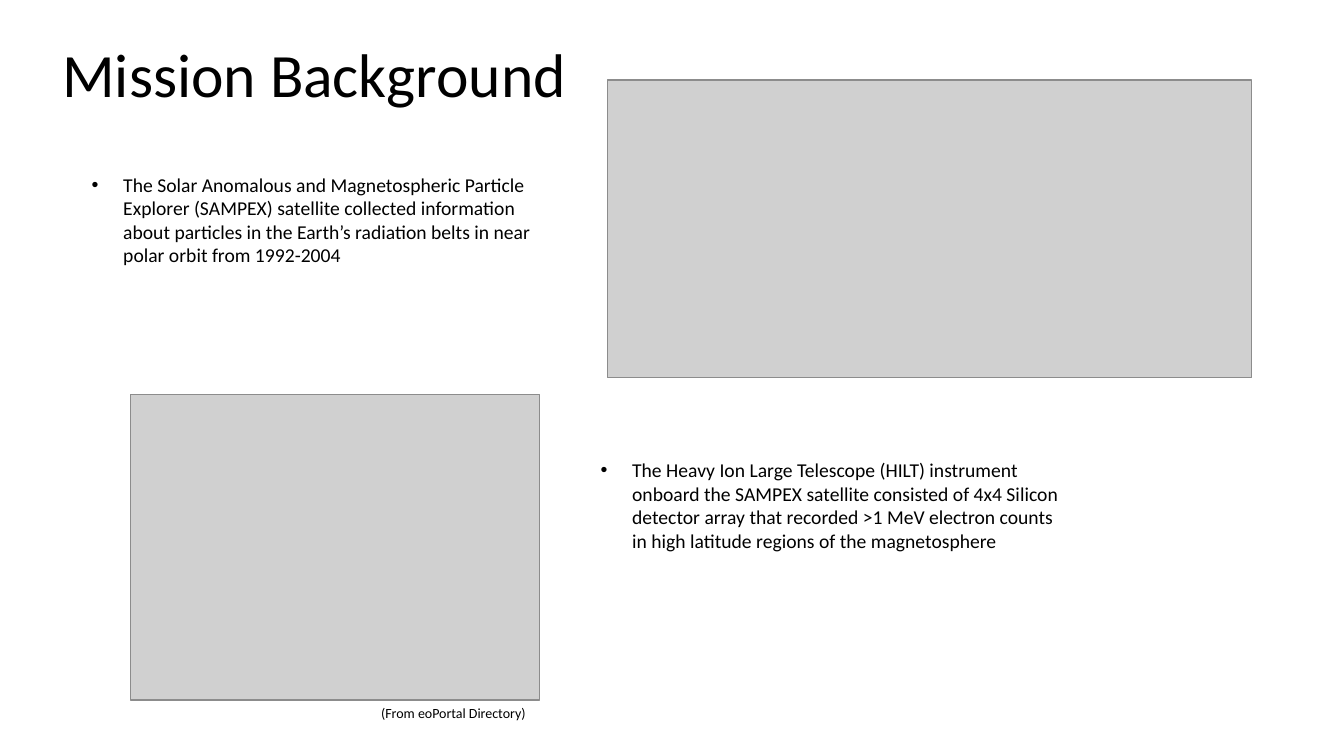
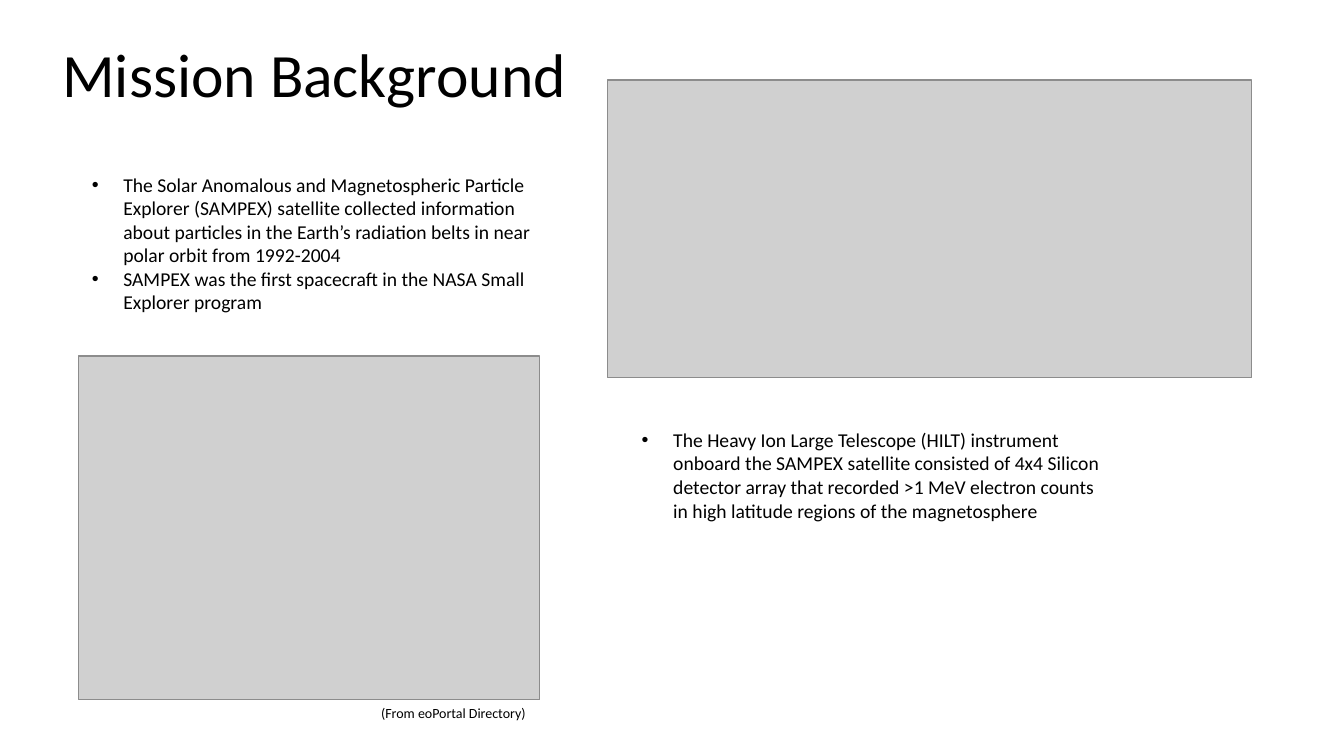
Before and after one commit to conradmr98/lasp-microburst-research, a slide deck: slide 5 of sampexlib/Concept Summaries/AGU Research Presentation (15min).pptx. Drawn at 1344x756 pixels with LibreOffice and Linux fonts; fonts in the diff are those of the drawing; grey boxes stand for pictures. Boxes give left, top, right and bottom in pixels: in the first picture for what was removed or moved away, otherwise in the second. Text is boxed around its words. In the diff, an @@ line names an element or a change of style, - is before the commit and + after.

```diff
--- a/sampexlib/Concept Summaries/AGU Research Presentation (15min).pptx
+++ b/sampexlib/Concept Summaries/AGU Research Presentation (15min).pptx
@@ text at [123,272,524,313]: paragraph added @@
+• SAMPEX was the first spacecraft in the NASA Small Explorer program
@@ picture: place and size @@
-picture at [130,394,540,700]
+picture at [79,356,540,700]
@@ text "The Heavy Ion Large Telescope ...": place and size @@
-text "The Heavy Ion Large Telescope ..." at [632,463,1057,552]
+text "The Heavy Ion Large Telescope ..." at [673,433,1099,522]
```
Also in this commit, not shown: 7 other slides changed, 2 other files.
